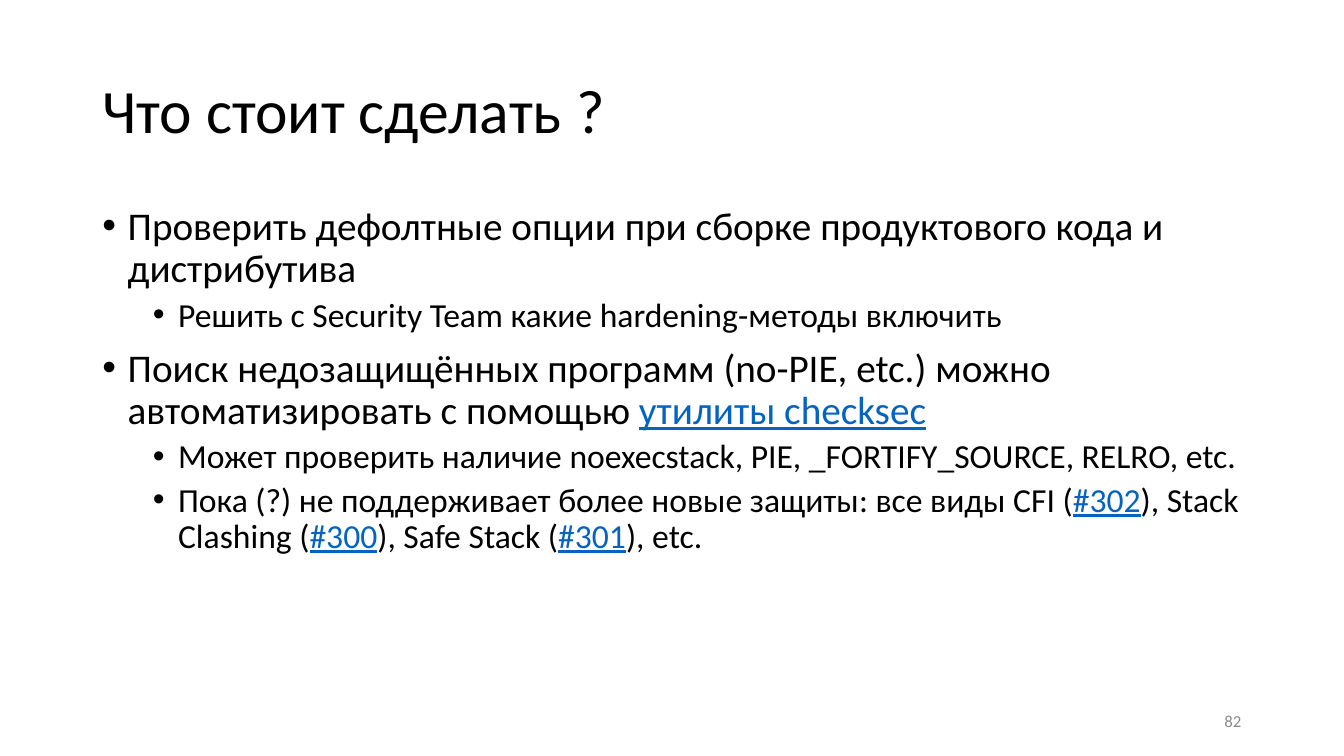
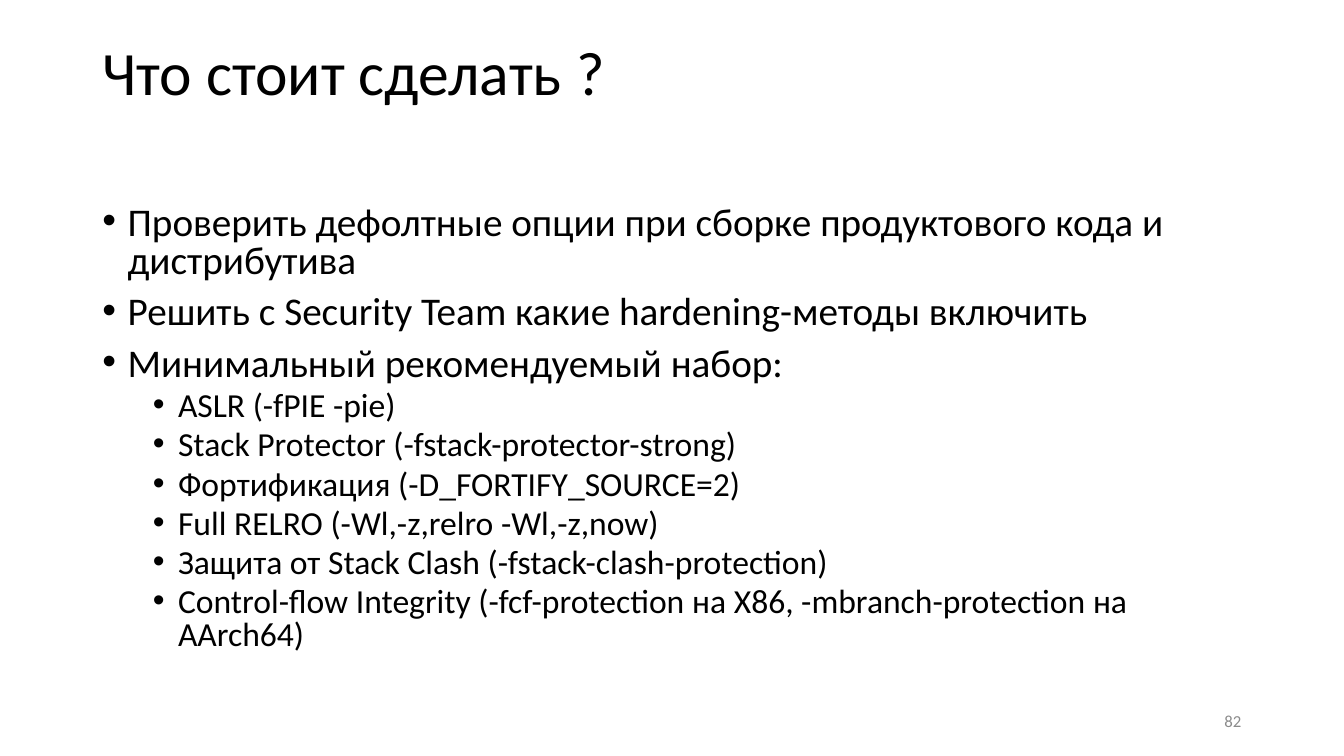
Before and after one commit to yugr/slides, a slide deck: slide 82 of CppZeroCost/2025/RU.pptx. Drawn at 1344x756 pixels with LibreOffice and Linux fonts; fonts in the diff are those of the drawing. Boxes give left, top, right and bottom in pixels: in the first picture for what was removed or moved away, otherwise in the second. Text is boxed around its words. In the diff, an @@ line names an element or a change of style, - is before the commit and + after.

Commit message:
Checksec fixes.

```diff
--- a/CppZeroCost/2025/RU.pptx
+++ b/CppZeroCost/2025/RU.pptx
@@ title "Что стоит сделать ?" moved from (x1=102, y1=93, x2=562, y2=143) to (x1=102, y1=55, x2=562, y2=105) @@
@@ text at (x1=128, y1=209, x2=1163, y2=332): size 24 to 28 pt in "Решить с Security Team какие hardening-методы включить"; line spacing 0.9 to 0.8; list level 2 to 1 in "Решить с Security Team какие ..." @@
@@ text at (x1=128, y1=350, x2=1127, y2=651): text changed @@
-• Поиск недозащищённых программ (no-PIE, etc.) можно автоматизировать с помощью утилиты checksec
-  • Может проверить наличие noexecstack, PIE, _FORTIFY_SOURCE, RELRO, etc.
-  • Пока (?) не поддерживает более новые защиты: все виды CFI (#302), Stack Clashing (#300), Safe Stack (#301), etc.
+• Минимальный рекомендуемый набор:
+  • ASLR (-fPIE -pie)
+  • Stack Protector (-fstack-protector-strong)
+  • Фортификация (-D_FORTIFY_SOURCE=2)
+  • Full RELRO (-Wl,-z,relro -Wl,-z,now)
+  • Защита от Stack Clash (-fstack-clash-protection)
+  • Control-flow Integrity (-fcf-protection на X86, -mbranch-protection на AArch64)
```
Also in this commit, not shown: 1 other slide changed, 1 slide added, 2 other files.
